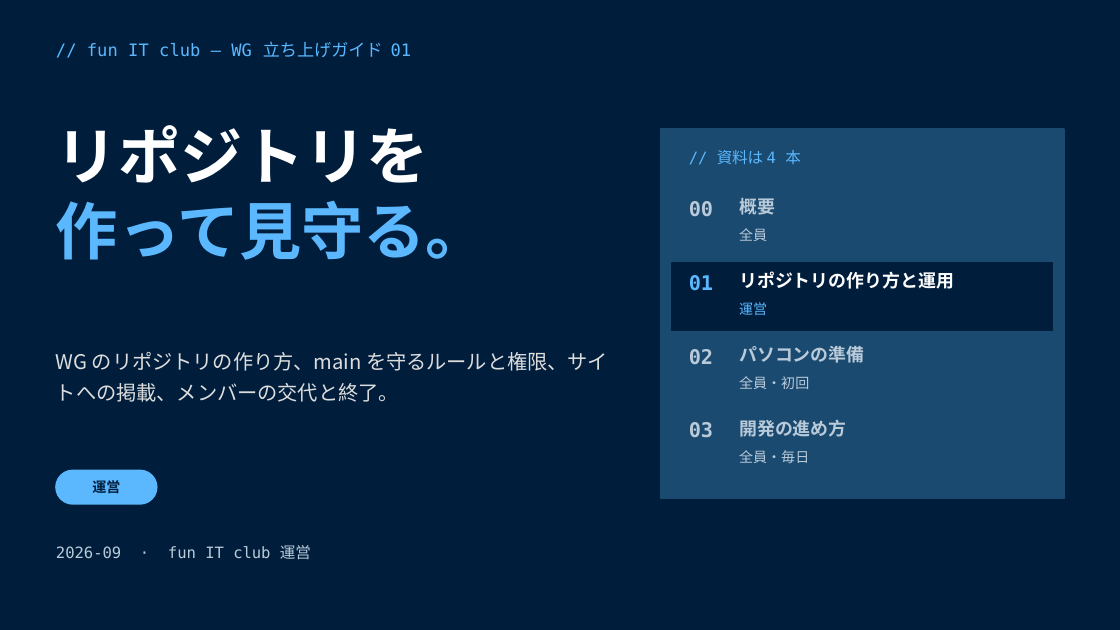
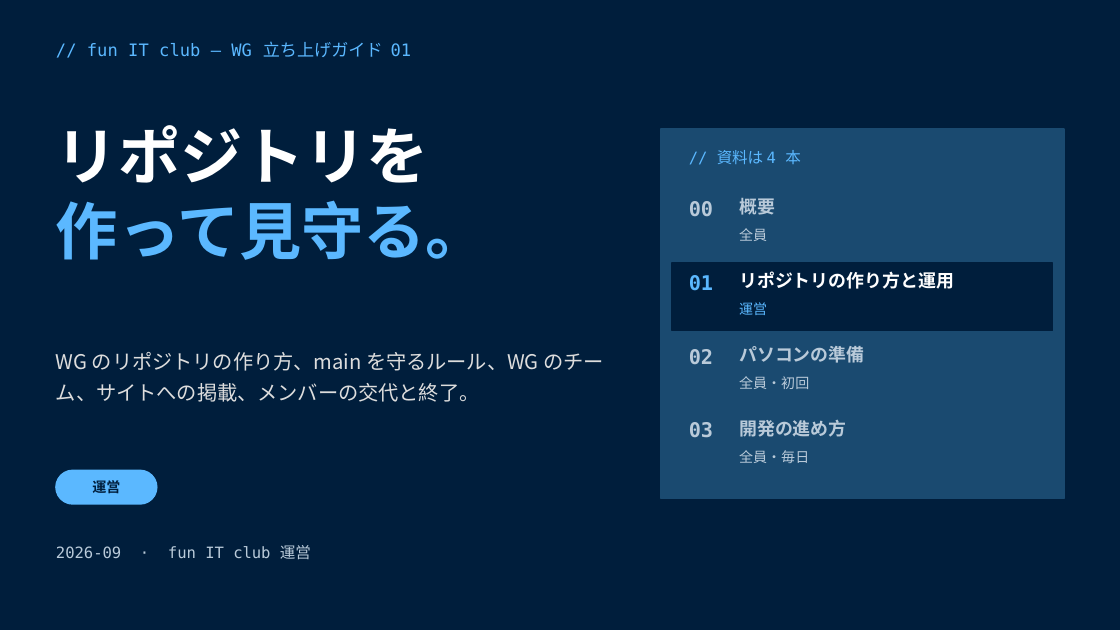
Before and after one commit to funITclub/homepage, a slide deck: slide 1 of docs/WG立ち上げガイド/01_リポジトリの作り方と運用.pptx. Drawn at 1120x630 pixels with LibreOffice and Linux fonts; fonts in the diff are those of the drawing. Boxes give left, top, right and bottom in pixels: in the first picture for what was removed or moved away, otherwise in the second. Text is boxed around its words. In the diff, an @@ line names an element or a change of style, - is before the commit and + after.

```diff
--- a/docs/WG立ち上げガイド/01_リポジトリの作り方と運用.pptx
+++ b/docs/WG立ち上げガイド/01_リポジトリの作り方と運用.pptx
@@ text at [56,352,604,402]: text changed @@
-WG のリポジトリの作り方、main を守るルールと権限、サイトへの掲載、メンバーの交代と終了。
+WG のリポジトリの作り方、main を守るルール、WG のチーム、サイトへの掲載、メンバーの交代と終了。
```
Also in this commit, not shown: 3 other slides changed, 4 other files.
